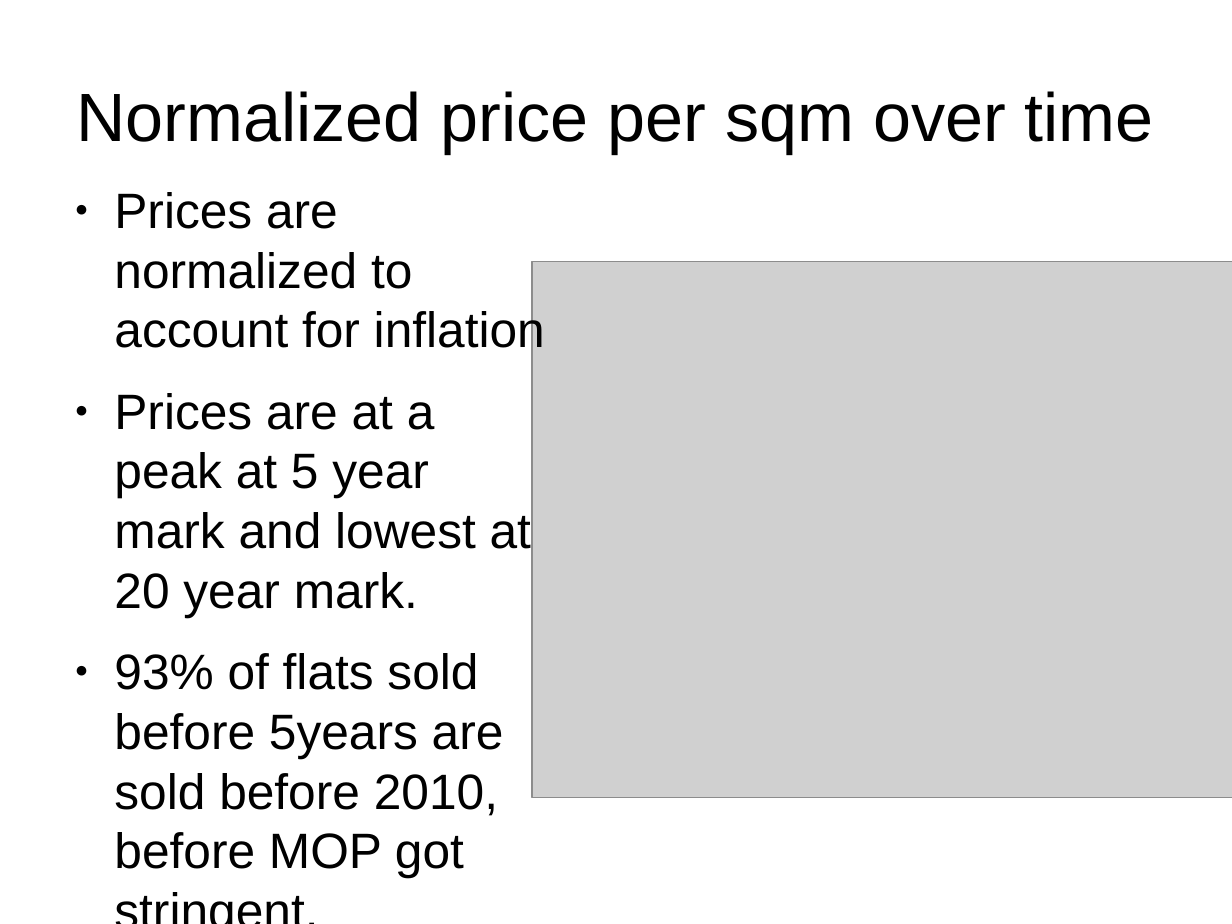
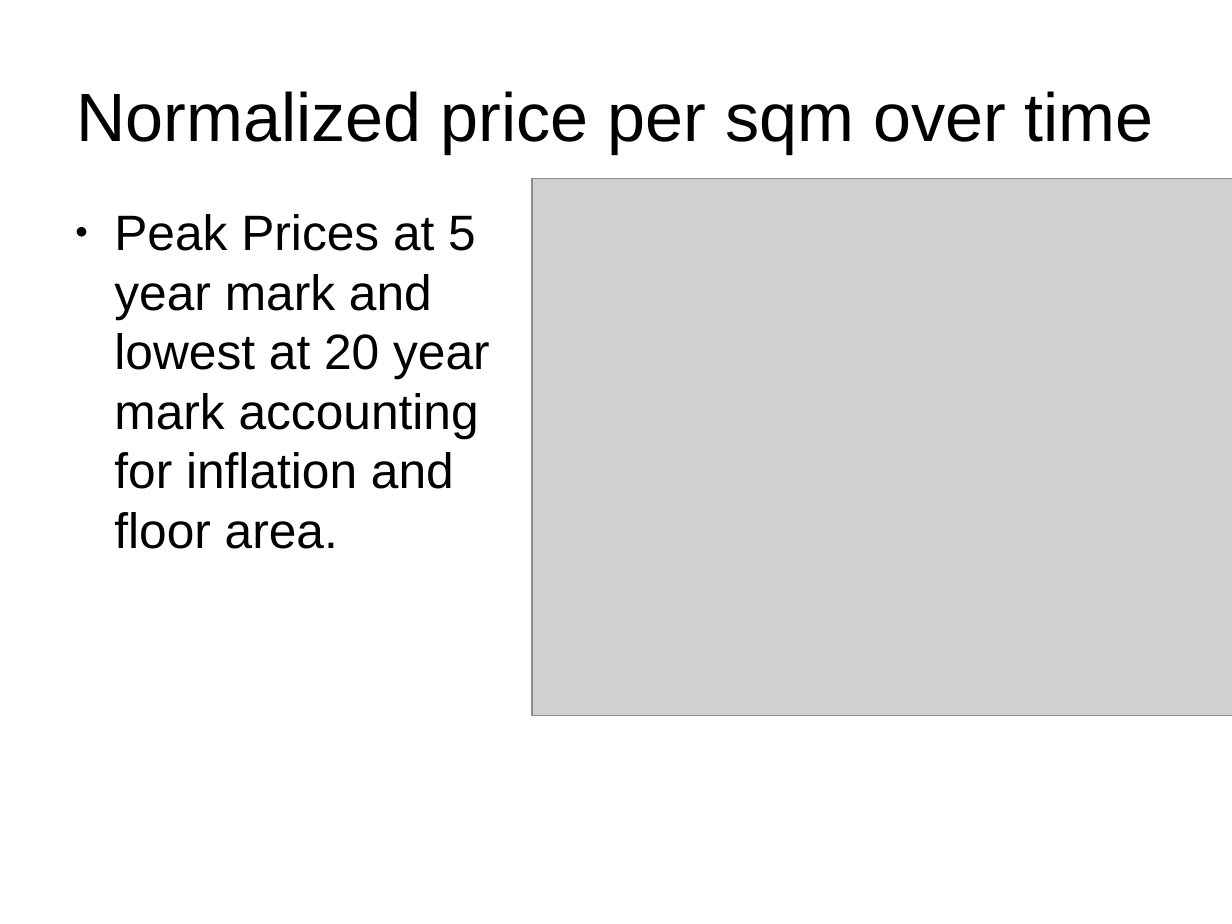
Before and after one commit to leexa90/HDB-prices, a slide deck: slide 9 of presentation.odp (slide 8 before the commit). Drawn at 1232x924 pixels with LibreOffice and Linux fonts; fonts in the diff are those of the drawing; grey boxes stand for pictures. Boxes give left, top, right and bottom in pixels: in the first picture for what was removed or moved away, otherwise in the second. Text is boxed around its words. In the diff, an @@ line names an element or a change of style, - is before the commit and + after.

Commit message:
presentation

```diff
--- a/presentation.odp
+++ b/presentation.odp
@@ picture: place and size @@
-picture at [532, 262, 1232, 798]
+picture at [532, 179, 1232, 715]
@@ text at [114, 214, 490, 549]: text changed @@
-● Prices are normalized to account for inflation
-● Prices are at a peak at 5 year mark and lowest at 20 year mark.
-● 93% of flats sold before 5years are sold before 2010, before MOP got stringent.
+● Peak Prices at 5 year mark and lowest at 20 year mark accounting for inflation and floor area.
```
Also in this commit, not shown: 3 slides added, 1 slide removed.
